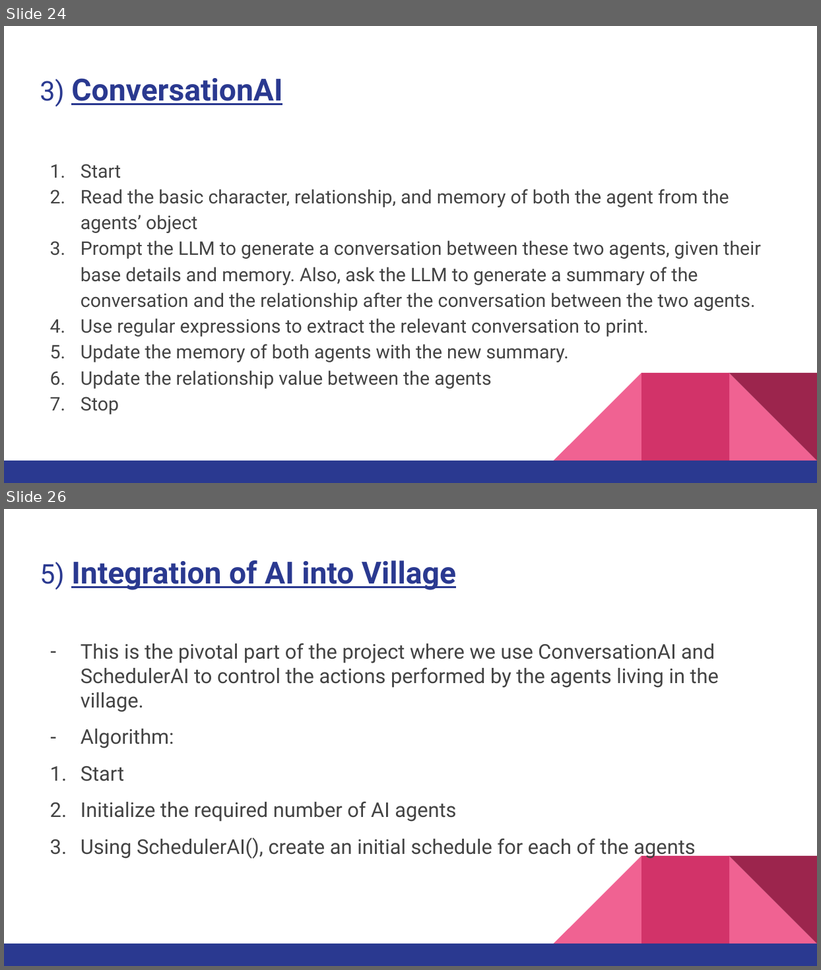
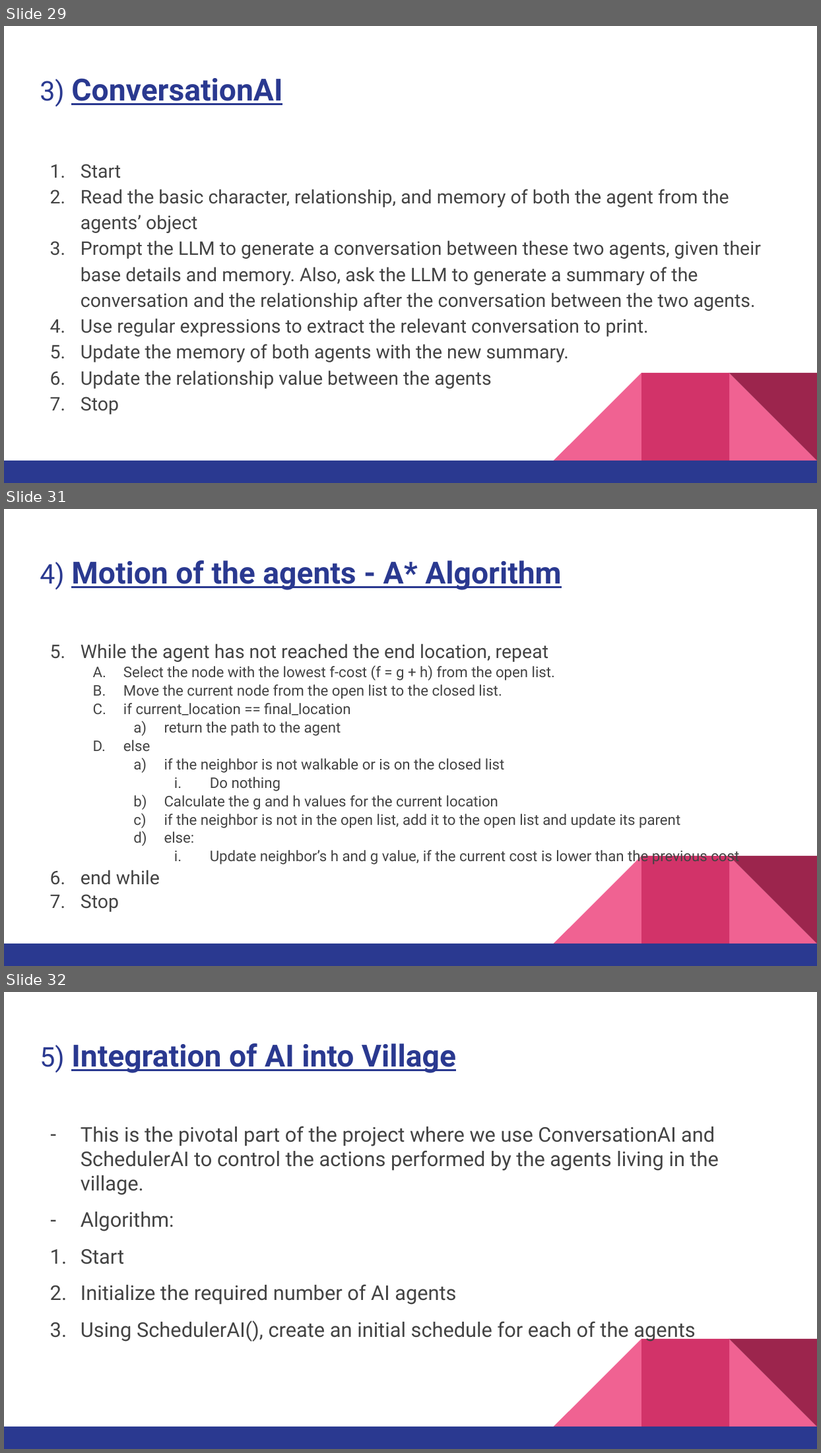
Before and after one commit to Arjun-G-Ravi/ai-village, a slide deck: Documentation/AI VILLAGE(3) (1).pptx. Shown one above the other, each under a label of ours: slides 24 and 26 before the commit, slides 29, 31 and 32 after it; the slides between them are not shown. The pictures are 821x970 and 821x1453 pixels, drawn with LibreOffice and Linux fonts; fonts in the diff are those of the drawing. Boxes give left, top, right and bottom in pixels: in the first picture for what was removed or moved away, otherwise in the second. Text is boxed around its words. In the diff, an @@ line names an element or a change of style, - is before the commit and + after.

```diff
--- a/Documentation/AI VILLAGE(3) (1).pptx
+++ b/Documentation/AI VILLAGE(3) (1).pptx
@@ slide 31 added at (4,509,817,966), background #FFFFFF; not listed: 5 template elements that a slide beside it also shows @@
@@ title added at (40,560,561,590), 27 pt, text #2A3990, bold, underline @@
+4) Motion of the agents - A* Algorithm
@@ text added at (81,644,739,912), 12.9 pt, text #434343 @@
+5. While the agent has not reached the end location, repeat
+  A. Select the node with the lowest f-cost (f = g + h) from the open list.
+  B. Move the current node from the open list to the closed list.
+  C. if current_location == final_location
+    a) return the path to the agent
+  D. else
+    a) if the neighbor is not walkable or is on the closed list
+      i. Do nothing
+    b) Calculate the g and h values for the current location
+    c) if the neighbor is not in the open list, add it to the open list and update its parent
+    d) else:
+      i. Update neighbor’s h and g value, if the current cost is lower than the previous cost
+6. end while
+7. Stop
@@ what was slide 24 is now slide 29 @@
@@ what was slide 26 is now slide 32 @@
```
Also in this commit, not shown: 5 slides changed, 6 other slides added.
